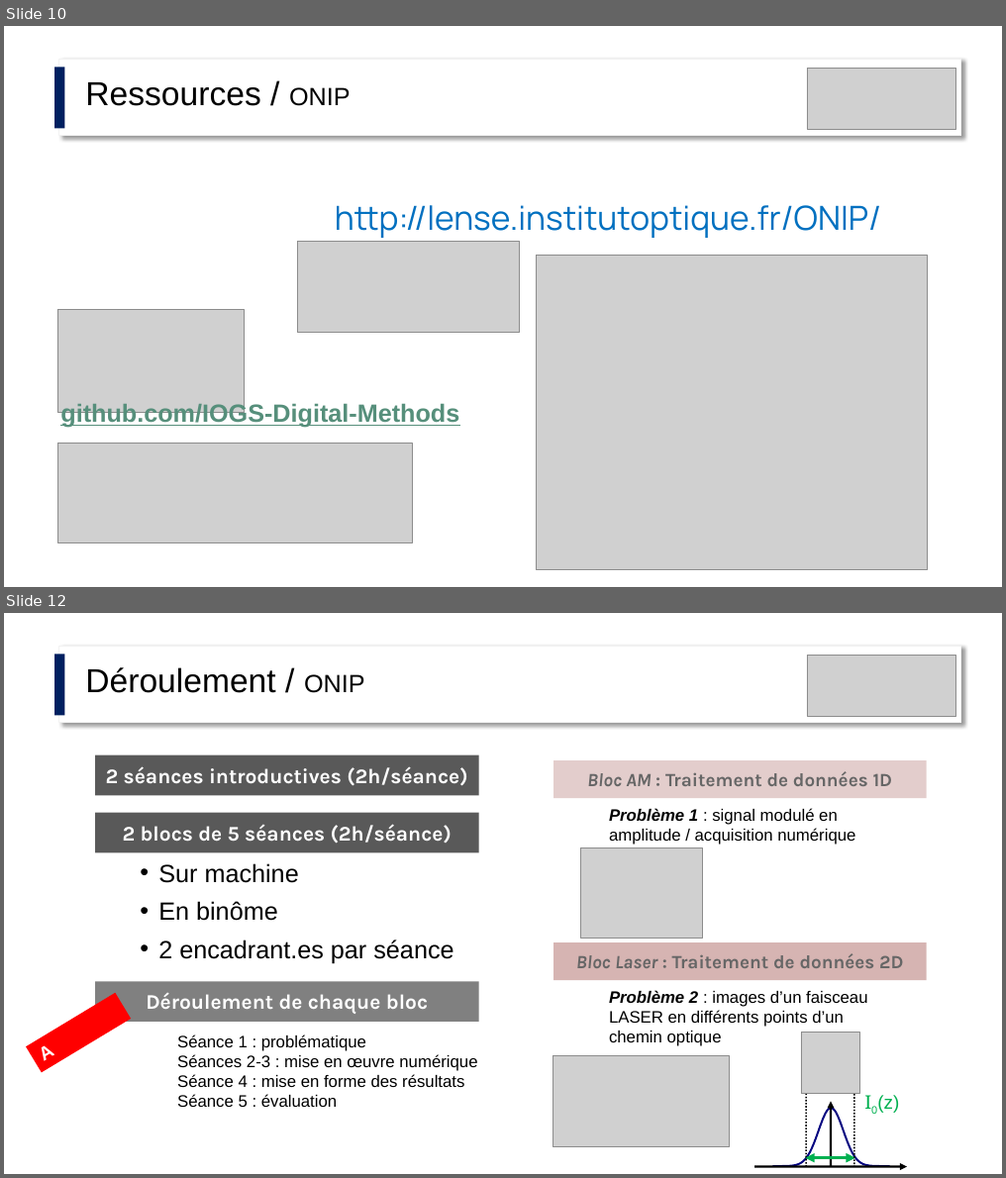
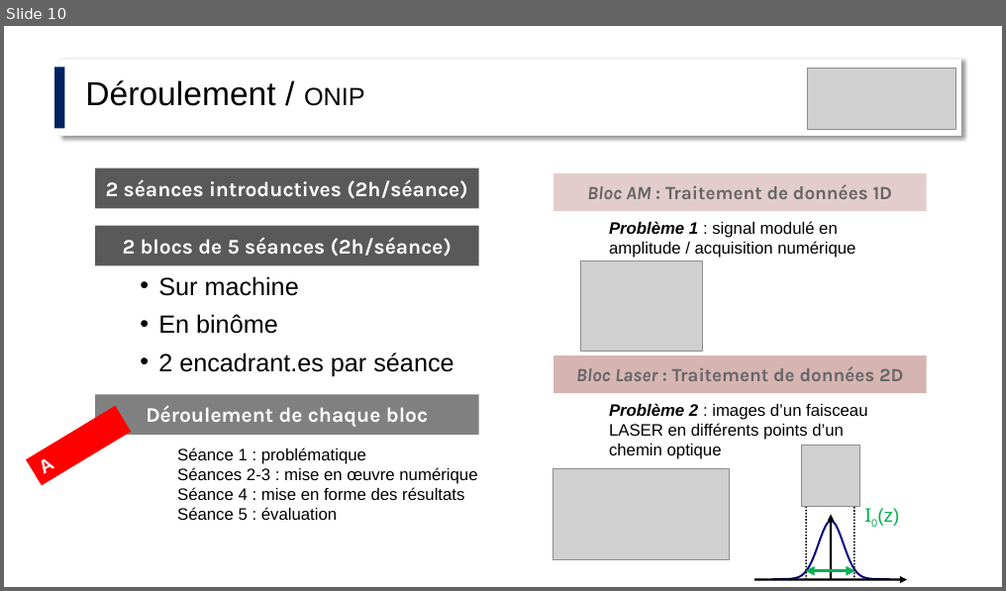
Before and after one commit to jvillemejane/jvillemejane, a slide deck: Presentations/2024_COPERF_Informatique.pptx. Shown one above the other, each under a label of ours: slides 10 and 12 before the commit, slide 10 after it; the slides between them are not shown. The pictures are 1006x1178 and 1006x591 pixels, drawn with LibreOffice and Linux fonts; fonts in the diff are those of the drawing; grey boxes stand for pictures. Boxes give left, top, right and bottom in pixels: in the first picture for what was removed or moved away, otherwise in the second. Text is boxed around its words. In the diff, an @@ line names an element or a change of style, - is before the commit and + after.

```diff
--- a/Presentations/2024_COPERF_Informatique.pptx
+++ b/Presentations/2024_COPERF_Informatique.pptx
@@ slide 10 removed at box(4, 26, 1002, 587), background #FFFFFF @@
@@ rectangle removed at box(54, 68, 65, 129) @@
@@ rectangle removed at box(59, 59, 961, 136) @@
@@ text removed at box(85, 82, 350, 106) @@
-Ressources / ONIP
@@ picture removed at box(807, 68, 957, 129) @@
@@ text removed at box(335, 205, 881, 238) @@
-  http://lense.institutoptique.fr/ONIP/
@@ picture removed at box(297, 242, 520, 333) @@
@@ picture removed at box(537, 255, 928, 570) @@
@@ picture removed at box(57, 309, 244, 413) @@
@@ text removed at box(60, 402, 459, 428) @@
-  github.com/IOGS-Digital-Methods
@@ picture removed at box(57, 443, 412, 544) @@
@@ what was slide 12 is now slide 10 @@
```
Also in this commit, not shown: 5 slides changed, 6 slides added, 10 other slides removed.
